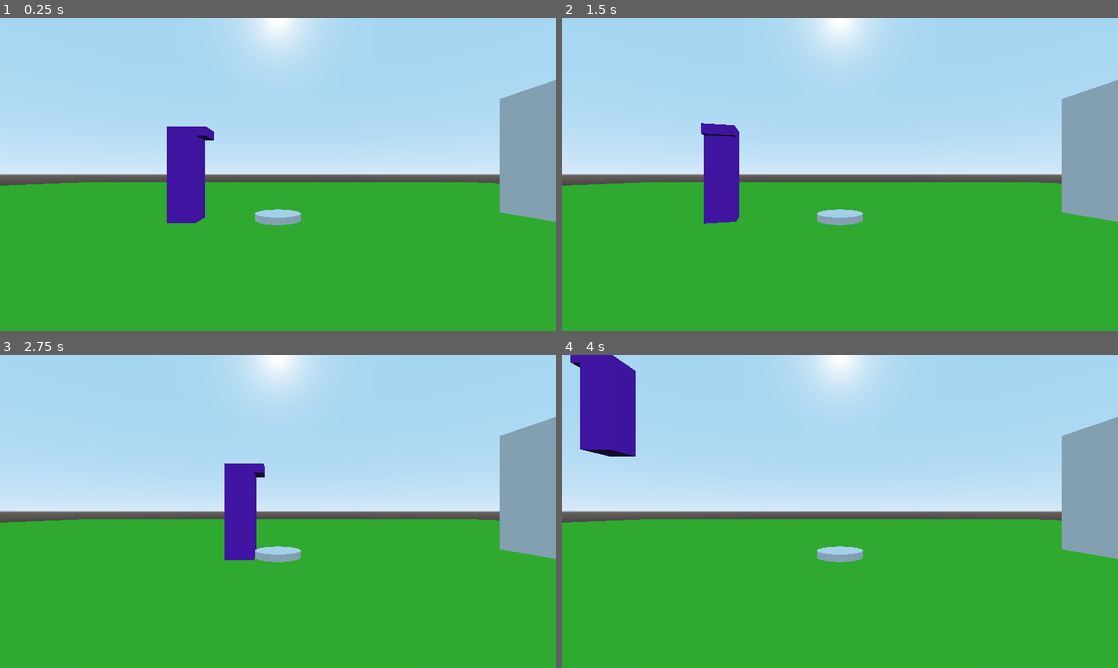
Above: before the commit, frames 1-4 (two rows, left to right).
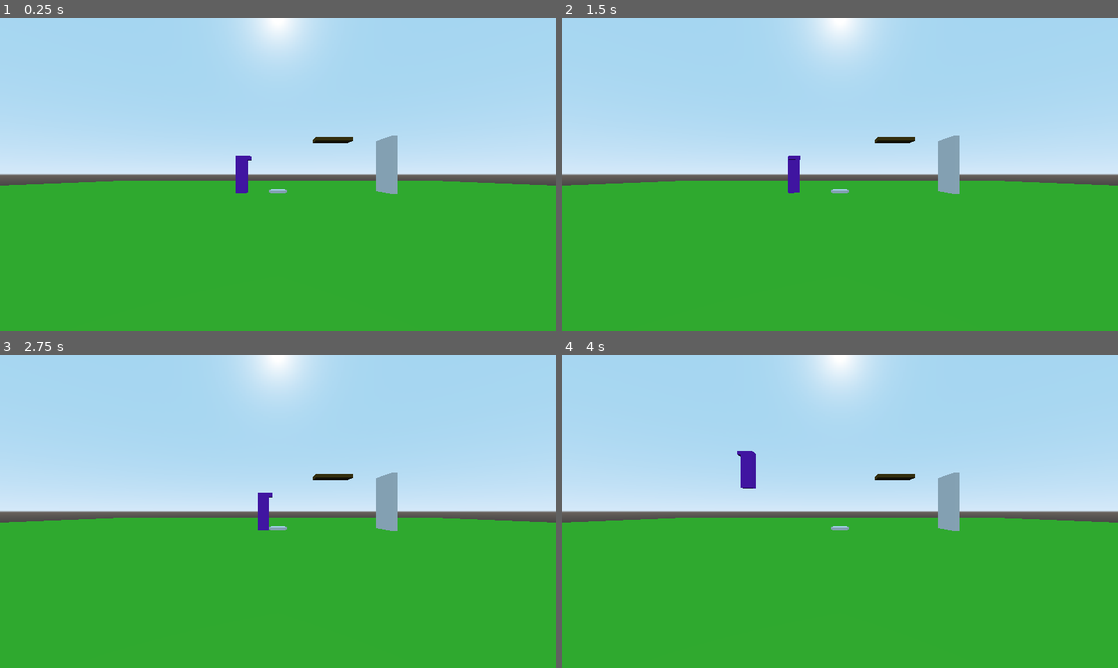
Above: after the commit, the same moments.

Repository: dsaltares/ludumdare-47
Game: Godot game, scene res://JayPlayground.tscn
Same seed, same stepped clock (60 frames per second), same inputs: the game is played once before the commit and once after it. This scene is started directly instead of the project's main scene.
Inputs:
- Up to frame 1 (0.25 s): no input
- Up to frame 2 (1.5 s): tap Enter at 0.5 s; hold D (move_right) 0.53-1.28 s; tap N (new_run) at 0.6, 1.35 s; tap Space (jump) at 0.77 s; hold A (move_left) from 1.28 s (still down)
- Up to frame 3 (2.75 s): tap Space (jump) at 1.52 s; release A (move_left) at 2.03 s; hold D (move_right) from 2.03 s (still down); tap N (new_run) at 2.1 s
- Up to frame 4 (4 s): tap R (restart) at 2.75 s; tap N (new_run) at 2.85, 3.6 s; tap Space (jump) at 3.02, 3.77 s; release D (move_right) at 3.53 s; hold A (move_left) from 3.53 s (still down)

The runs differ from the first frame. In frame 1, 8.0% of the frame differs, in the area x 17-100%, y 19-67%; in frame 2, 7.8%; in frame 3, 7.7%; in frame 4, 9.1%, in the area x 1-100%, y 0-67%.
Error in both runs: Attempt to call function 'add_child' in base 'null instance' on a null instance. (res://DavidPlayground.gd:10)

Commit message:
connect the moving platform to the button

Diff:
--- a/game/Environment/MovingPlatform.gd
+++ b/game/Environment/MovingPlatform.gd
@@ -3,6 +3,7 @@
 export var idle_duration := 1.0
 export var move_to := Vector3.RIGHT * 3
 export var time := 2.0
+export var active := true
 
 onready var tween := $Tween
 
@@ -33,7 +34,12 @@
 		Tween.EASE_IN_OUT,
 		idle_duration + time
 	)
-	tween.start()
 
 func _physics_process(delta: float) -> void:
 	translation = translation.linear_interpolate(follow, 0.075)
+
+func _on_pressure_plate_activated():
+	tween.resume_all()
+
+func _on_pressure_plate_deactivated():
+	tween.stop_all()
--- a/game/Environment/PressurePlate.gd
+++ b/game/Environment/PressurePlate.gd
@@ -18,7 +18,3 @@
 func _on_Area_body_exited(body):
 	$AnimationPlayer.play_backwards("Activation")
 	emit_signal("pressure_plate_deactivated")
-
-
-func _on_pressure_plate_activated():
-	pass # Replace with function body.
--- a/game/JayPlayground.tscn
+++ b/game/JayPlayground.tscn
@@ -1,10 +1,11 @@
-[gd_scene load_steps=6 format=2]
+[gd_scene load_steps=7 format=2]
 
 [ext_resource path="res://Environment/Ground.tscn" type="PackedScene" id=1]
 [ext_resource path="res://Player/Player.tscn" type="PackedScene" id=2]
 [ext_resource path="res://Environment/PressurePlate.tscn" type="PackedScene" id=3]
 [ext_resource path="res://DavidPlayground.gd" type="Script" id=4]
 [ext_resource path="res://Environment/Door.tscn" type="PackedScene" id=5]
+[ext_resource path="res://Environment/MovingPlatform.tscn" type="PackedScene" id=6]
 
 [node name="Root" type="Spatial"]
 script = ExtResource( 4 )
@@ -20,10 +21,18 @@
 [node name="Door" parent="Environment" instance=ExtResource( 5 )]
 transform = Transform( 1, 0, 0, 0, 1, 0, 0, 0, 1, 6, 1.6, 0 )
 
+[node name="Platform" parent="Environment" instance=ExtResource( 6 )]
+transform = Transform( 1, 0, 0, 0, 1, 0, 0, 0, 1, 3, 3, 0 )
+idle_duration = 0.0
+move_to = Vector3( 0, -2, 0 )
+active = false
+
 [node name="Player" parent="." instance=ExtResource( 2 )]
 transform = Transform( 1, 0, 0, 0, 1, 0, 0, 0, 1, -2, 0.1, 0 )
 
 [node name="Camera" type="Camera" parent="."]
-transform = Transform( 1, 0, 0, 0, 1, 0, 0, 0, 1, 0, 1.10143, 4.92464 )
+transform = Transform( 1, 0, 0, 0, 1, 0, 0, 0, 1, 0, 1.10143, 12.4153 )
 [connection signal="pressure_plate_activated" from="Environment/PressurePlate" to="Environment/Door" method="_on_pressure_plate_activated"]
+[connection signal="pressure_plate_activated" from="Environment/PressurePlate" to="Environment/Platform" method="_on_pressure_plate_activated"]
 [connection signal="pressure_plate_deactivated" from="Environment/PressurePlate" to="Environment/Door" method="_on_pressure_plate_deactivated"]
+[connection signal="pressure_plate_deactivated" from="Environment/PressurePlate" to="Environment/Platform" method="_on_pressure_plate_deactivated"]
